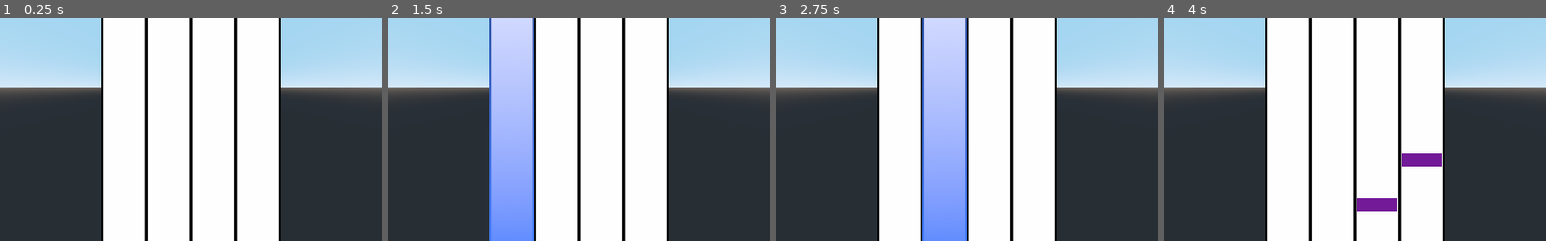
Above: before the commit, frames 1-4 (left to right).
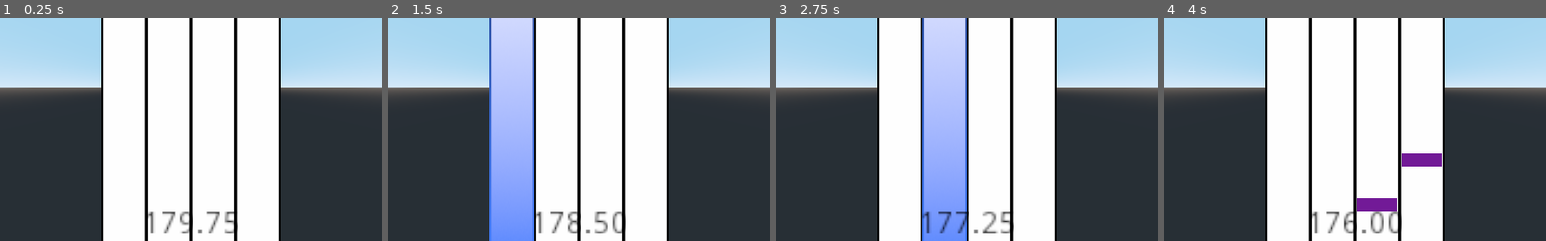
Above: after the commit, the same moments.

Repository: Xwilarg/BearJam
Game: Godot game, scene res://Scenes/Night.tscn
The game is run twice, just before and just after one commit, with the same random seed, the same clock (stepped at 60 frames per second) and the same inputs. This scene is started directly instead of the project's main scene.
Inputs (mouse positions are % of the whole screen's width and height, from its top left):
- Up to frame 1 (0.25 s): no input
- Up to frame 2 (1.5 s): tap Enter at 0.5 s; move the mouse to (72, 45) at 0.52 s; hold D (right) 0.53-1.28 s; tap K (Line_2) at 0.6 s; move the mouse to (30, 55) at 1.27 s; hold S (backward) from 1.28 s (still down); tap L (Line_3) at 1.35 s
- Up to frame 3 (2.75 s): move the mouse to (60, 28) at 2.02 s; release S (backward) at 2.03 s; hold D (right) from 2.03 s (still down); hold Space (action_spacebar) from 2.03 s (still down)
- Up to frame 4 (4 s): move the mouse to (45, 70) at 2.77 s; release D (right) at 2.78 s; release Space (action_spacebar) at 2.78 s; hold W (forward) 2.78-3.53 s; tap K (Line_2) at 2.85 s; move the mouse to (80, 65) at 3.52 s; hold A (left) from 3.53 s (still down); tap L (Line_3) at 3.6 s
The pictures show only the part of the screen within x 25-75%, y 34-84%; the shares and areas given below are measured in that part.

The runs differ from the first frame. In frame 1, 0.8% of the frame differs, in the area x 38-63%, y 86-97%; in frame 2, 0.9%; in frame 3, 0.8%; in frame 4, 0.9%.

Commit message:
Add timer

Diff:
--- a/Scenes/Main.tscn
+++ b/Scenes/Main.tscn
@@ -4,7 +4,6 @@
 [ext_resource path="res://Scenes/NPC.tscn" type="PackedScene" id=2]
 [ext_resource path="res://Prefabs/Tree_var4_0.tscn" type="PackedScene" id=3]
 [ext_resource path="res://Scenes/AudioManager.gd" type="Script" id=4]
-
 
 [sub_resource type="BoxShape" id=3]
 extents = Vector3( 20, 0.02, 20 )
--- a/Scenes/Night.tscn
+++ b/Scenes/Night.tscn
@@ -63,4 +63,10 @@
 modulate = Color( 0, 0, 0, 1 )
 outline_modulate = Color( 1, 1, 1, 1 )
 
+[node name="TimerLabel" type="Label3D" parent="."]
+transform = Transform( 1, 0, 0, 0, 1, 0, 0, 0, 1, 0, 1.92294, 0 )
+pixel_size = 0.05
+modulate = Color( 0, 0, 0, 1 )
+text = "0.00"
+
 [connection signal="body_entered" from="Miss Area" to="." method="_on_Miss_Area_body_entered"]
--- a/Scripts/Night.gd
+++ b/Scripts/Night.gd
@@ -17,6 +17,7 @@
 var burst = 0
 
 var comboLabel: Object
+var timerLabel: Object
 
 var allNotes = []
 
@@ -25,6 +26,7 @@
 func _ready():
 	linesDisplay = [ $Line1/DisplayLine, $Line2/DisplayLine, $Line3/DisplayLine, $Line4/DisplayLine ]
 	comboLabel = $ComboLabel
+	timerLabel = $TimerLabel
 	musicTimer = GameSytem.songDuration
 
 enum Pattern { Stair, Ladder, Funnel }
@@ -69,6 +71,7 @@
 
 func _process(delta):
 	musicTimer -= delta
+	timerLabel.text = "%.2f" % musicTimer
 	if musicTimer <= 0.0:
 		pass # End of the game
 
